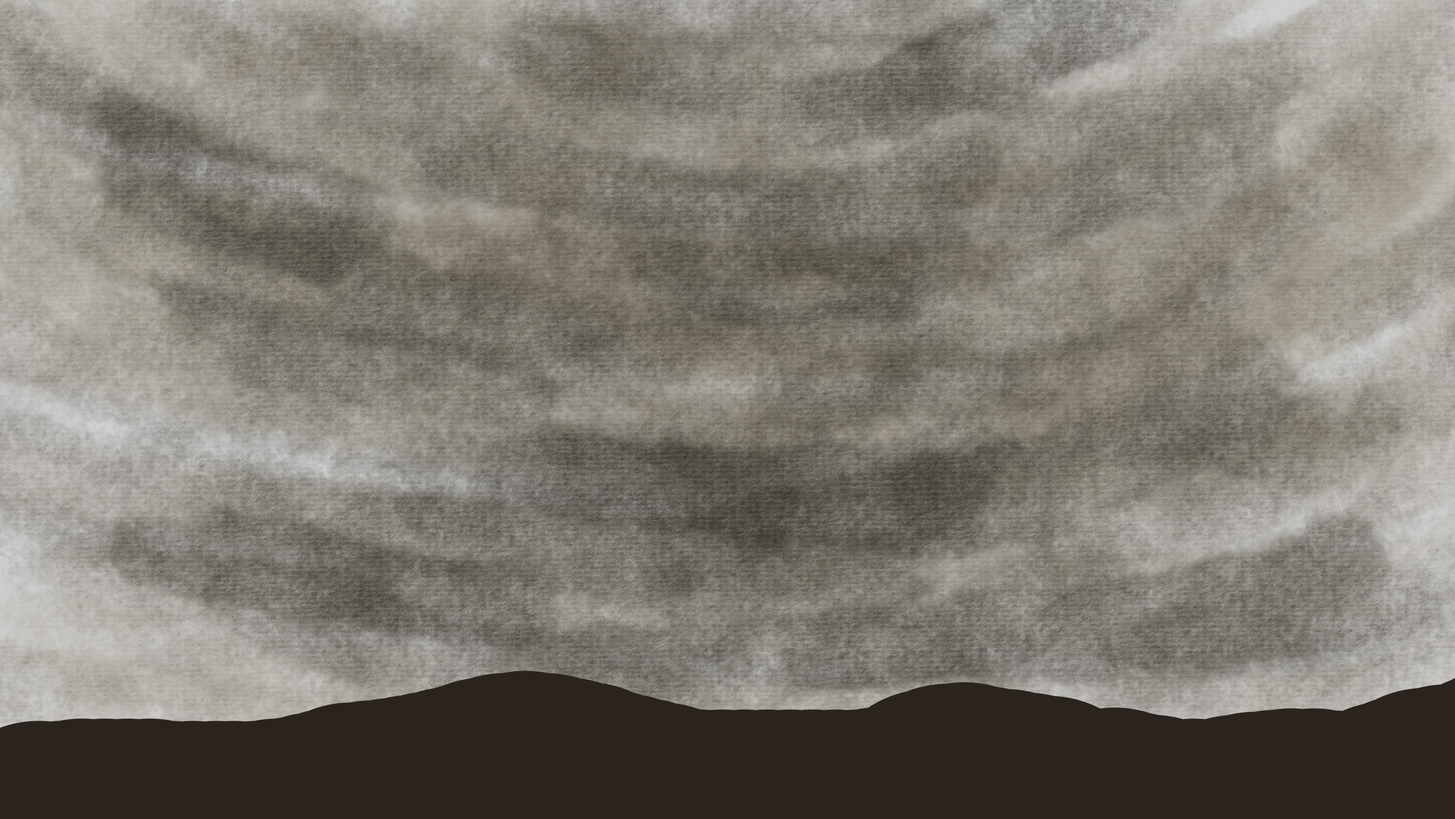
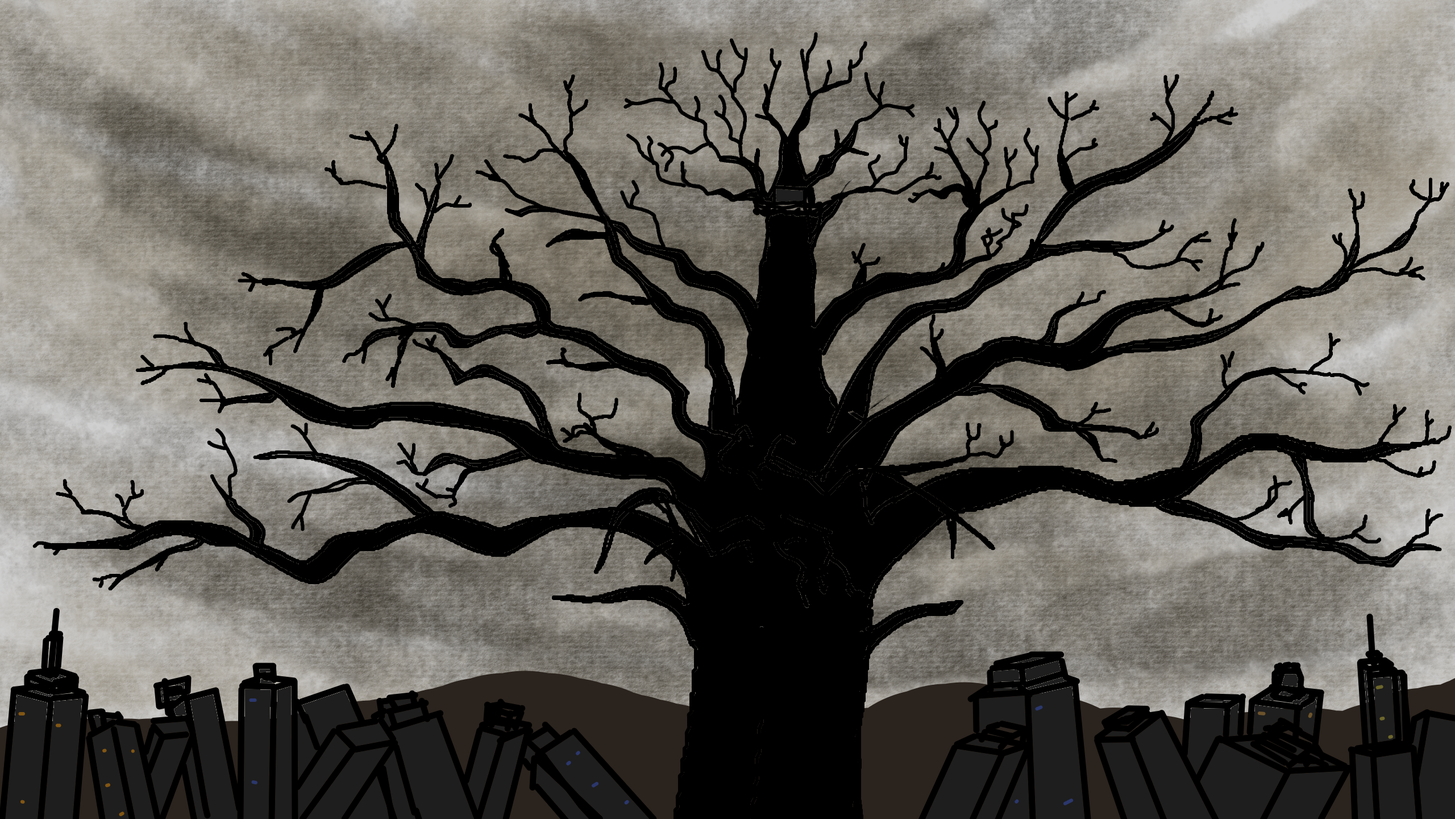
The second 1455 x 819 image is a revision of the first. Changes to its layers:
added layer "Paint Layer 5" above "Paint Layer 2" over [0,31,1455,819]
painted on "Paint Layer 2" over [0,654,1455,819]
painted on "Paint Layer 4" over [0,31,1455,819]
painted on "Paint Layer 3" over [0,31,1455,819]
